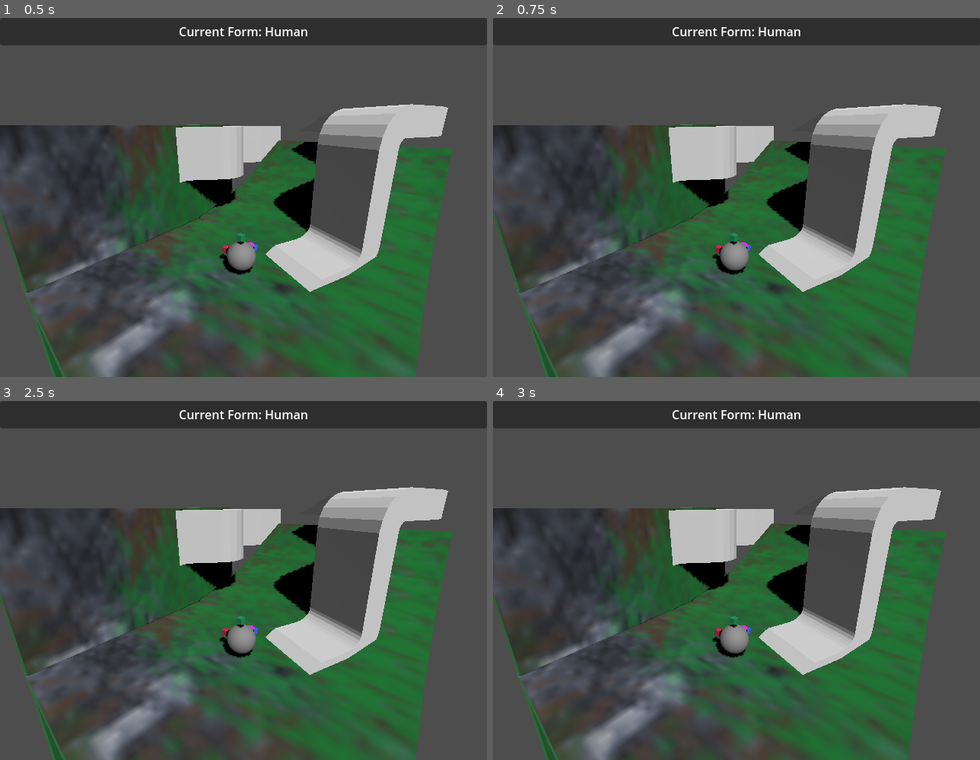
Above: before the commit, frames 1-4 (two rows, left to right).
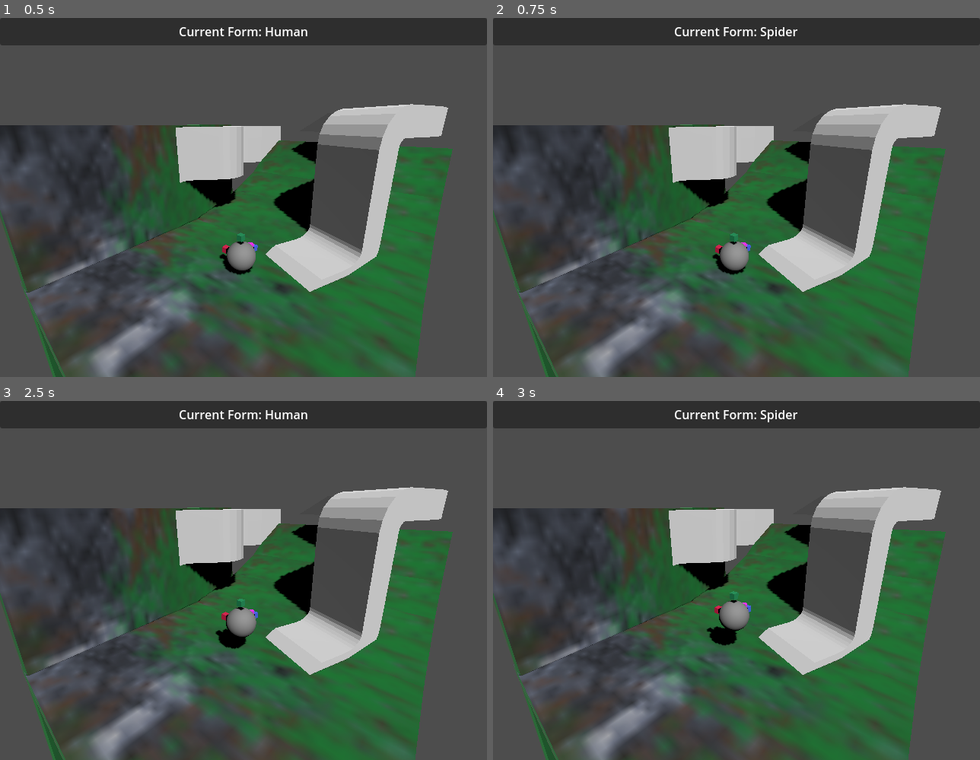
Above: after the commit, the same moments.

Repository: LettucePie/druid
Game: Godot game, scene res://playscenes/play_0.tscn
The game is run twice, just before and just after one commit, with the same random seed, the same clock (stepped at 60 frames per second) and the same inputs.
Inputs:
- Up to frame 1 (0.5 s): no input
- Up to frame 2 (0.75 s): tap Enter (ui_accept) at 0.5 s; hold Right (ui_right) from 0.53 s (still down); tap Q (form_switcher, bound only after the commit) at 0.6 s
- Up to frame 3 (2.5 s): tap Space (jump) at 0.77, 1.07, 1.52, 1.55, 1.82 s; tap Enter (ui_accept) at 0.8, 1.25, 1.35, 2 s; release Right (ui_right) at 1.28 s; hold Down (ui_down) 1.28-2.03 s; hold Right (ui_right) from 2.03 s (still down); hold Space (jump) from 2.03 s (still down); tap Q (form_switcher, bound only after the commit) at 2.3 s
- Up to frame 4 (3 s): release Right (ui_right) at 2.78 s; release Space (jump) at 2.78 s; hold Up (ui_up) from 2.78 s (still down); tap Q (form_switcher, bound only after the commit) at 2.85 s

Frame 1 is identical in both runs. In frame 2, 0.4% of the frame differs, in the area x 36-64%, y 2-6%; in frame 3, 0.8%; in frame 4, 1.4%, in the area x 36-64%, y 2-72%.

Commit message:
switching between spider and human movement

Diff:
--- /dev/null
+++ b/CharacterBody_Example.gd
@@ -0,0 +1,31 @@
+extends CharacterBody3D
+
+
+const SPEED = 5.0
+const JUMP_VELOCITY = 4.5
+
+# Get the gravity from the project settings to be synced with RigidBody nodes.
+var gravity = ProjectSettings.get_setting("physics/3d/default_gravity")
+
+
+func _physics_process(delta):
+	# Add the gravity.
+	if not is_on_floor():
+		velocity.y -= gravity * delta
+
+	# Handle Jump.
+	if Input.is_action_just_pressed("ui_accept") and is_on_floor():
+		velocity.y = JUMP_VELOCITY
+
+	# Get the input direction and handle the movement/deceleration.
+	# As good practice, you should replace UI actions with custom gameplay actions.
+	var input_dir = Input.get_vector("ui_left", "ui_right", "ui_up", "ui_down")
+	var direction = (transform.basis * Vector3(input_dir.x, 0, input_dir.y)).normalized()
+	if direction:
+		velocity.x = direction.x * SPEED
+		velocity.z = direction.z * SPEED
+	else:
+		velocity.x = move_toward(velocity.x, 0, SPEED)
+		velocity.z = move_toward(velocity.z, 0, SPEED)
+
+	move_and_slide()
--- a/core/player.gd
+++ b/core/player.gd
@@ -3,6 +3,7 @@
 class_name Player
 
 ## Signals
+signal request_form_wheel()
 signal report_current_form(form)
 
 
@@ -10,6 +11,7 @@
 const SPEED = 5.0
 const JUMP_VELOCITY = 4.5
 const MAG_PULL = SPEED + 1.5
+const MAG_ANGLE = 0.85
 var previous_normal : Vector3 = Vector3.UP
 var current_cam : Camera3D
 @onready var edge_ray : RayCast3D = $swivel_ring/edge_ray
@@ -69,7 +71,7 @@
 
 
 ###
-### Movement Block
+### Movement Input Block
 ###
 func update_up(up : Vector3):
 	previous_normal = get_up_direction()
@@ -88,9 +90,7 @@
 	$MeshInstance3D.transform = mesh_t3.interpolate_with(swiv_t3, 0.25)
 
 
-func _physics_process(delta):
-	current_cam = get_viewport().get_camera_3d()
-
+func movement_process(delta : float):
 	## Climbing / Steepness
 	var col = get_last_slide_collision()
 	if col != null:
@@ -103,6 +103,7 @@
 	var input_vec : Vector3 = Vector3(input_h, 0, input_v).limit_length(1.0)
 	var direction = input_vec.rotated(Vector3.UP, current_cam.global_rotation.y)
 	var floor_angle : float = Vector3.UP.angle_to(get_up_direction())
+#	print("Angle from UP: ", floor_angle)
 	var cross_vec : Vector3 = Vector3.UP.cross(get_up_direction()).normalized()
 	if cross_vec != Vector3.ZERO:
 		direction = direction.rotated(cross_vec, floor_angle)
@@ -132,20 +133,44 @@
 	else:
 		## Check if the Magnet Ray is colliding, if so pull the player to it
 		## by subtracting up normal against the velocity.
-		if $magnet_ray.is_colliding():
+		if $magnet_ray.is_colliding() and floor_angle >= MAG_ANGLE:
+#			print("Magnet ray is pulling for wall : ", is_on_wall())
 			velocity -= blended_normal * MAG_PULL
+#			velocity -= blended_normal * delta
 		else:
 			if blended_normal != Vector3.UP:
 				update_up(Vector3.UP)
 			velocity.y -= gravity * delta
-	move_and_slide()
-	lerp_mesh(delta)
 
 	if position.y < -10:
 		velocity = Vector3.ZERO
 		position = Vector3(0, 2, 0)
 
 
+###
+### Action Input Block
+###
+func action_process(delta):
+	if Input.is_action_pressed("jump") and is_on_floor():
+		if current_form == Form.HUMAN:
+#			velocity = velocity.lerp(get_up_direction() * JUMP_VELOCITY, 0.5)
+			velocity.y = JUMP_VELOCITY
+	if Input.is_action_just_pressed("form_switcher"):
+		if current_form == Form.HUMAN:
+			set_form_to(Form.SPIDER)
+		else:
+			set_form_to(Form.HUMAN)
+
+
+func _physics_process(delta):
+	current_cam = get_viewport().get_camera_3d()
+	movement_process(delta)
+	action_process(delta)
+	move_and_slide()
+	lerp_mesh(delta)
+
+
+
 func _input(event):
 	pass
 #	print("Player Received Event: ", event)
--- a/project.godot
+++ b/project.godot
@@ -68,7 +68,9 @@
 }
 form_switcher={
 "deadzone": 0.5,
-"events": []
+"events": [Object(InputEventJoypadButton,"resource_local_to_scene":false,"resource_name":"","device":-1,"button_index":9,"pressure":0.0,"pressed":false,"script":null)
+, Object(InputEventKey,"resource_local_to_scene":false,"resource_name":"","device":-1,"window_id":0,"alt_pressed":false,"shift_pressed":false,"ctrl_pressed":false,"meta_pressed":false,"pressed":false,"keycode":0,"physical_keycode":81,"key_label":0,"unicode":113,"echo":false,"script":null)
+]
 }
 magic_switcher={
 "deadzone": 0.5,
